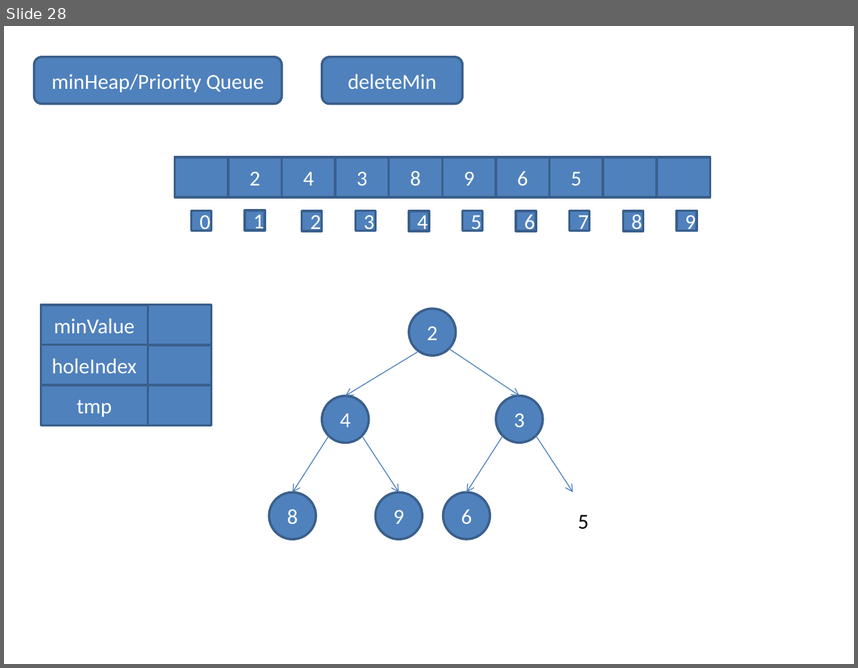
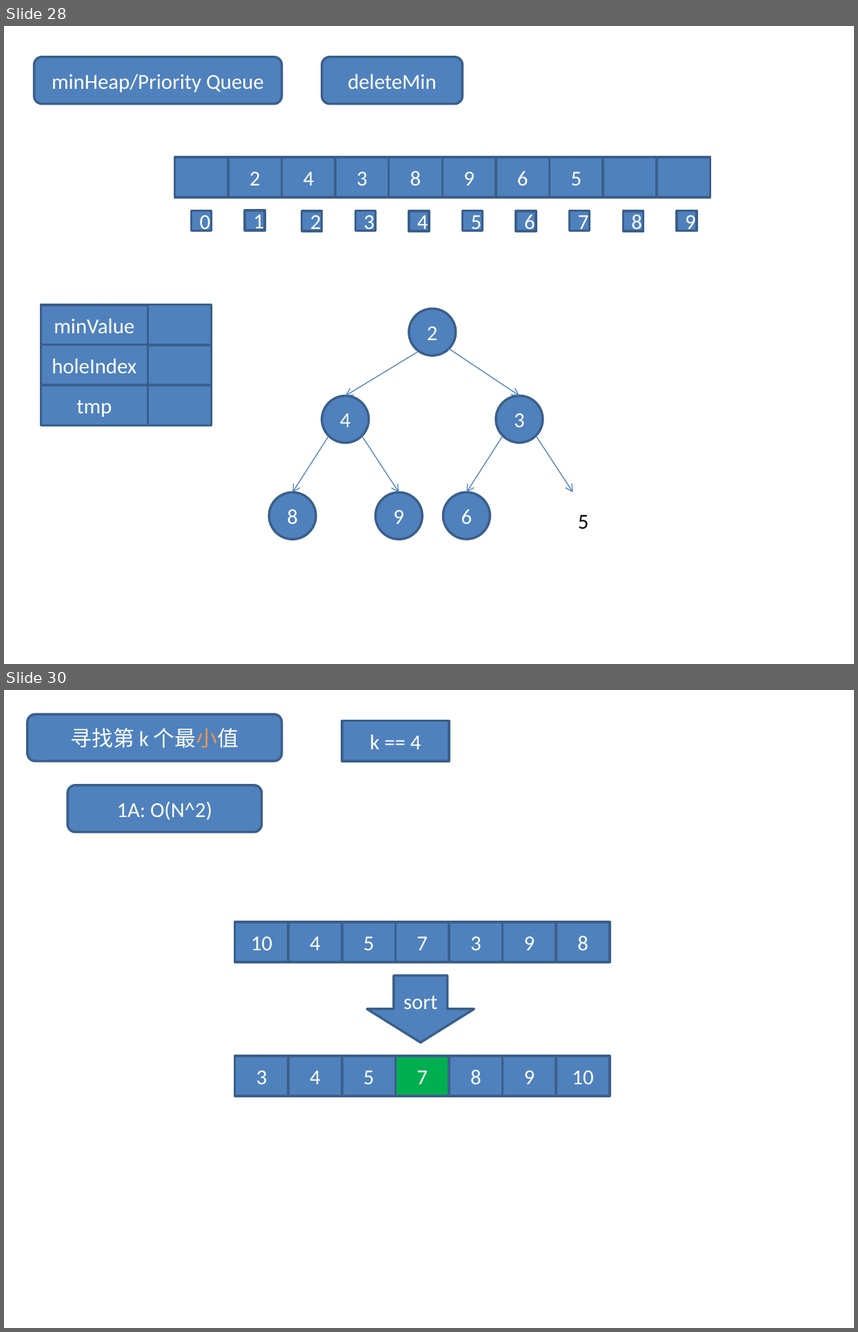
Before and after one commit to LearningPracticeTheory/Data-Structure, a slide deck: JDS6/JDS6.pptx. Shown one above the other, each under a label of ours: slide 28 before the commit, slides 28 and 30 after it; the slides between them are not shown. The pictures are 858x668 and 858x1332 pixels, drawn with LibreOffice and Linux fonts; fonts in the diff are those of the drawing. Boxes give left, top, right and bottom in pixels: in the first picture for what was removed or moved away, otherwise in the second. Text is boxed around its words. In the diff, an @@ line names an element or a change of style, - is before the commit and + after.

```diff
--- a/JDS6/JDS6.pptx
+++ b/JDS6/JDS6.pptx
@@ slide 30 added at <box>4,690,854,1328</box>, background #FFFFFF @@
@@ rounded rectangle added at <box>27,715,282,761</box>, fill #4F81BD, outline #3A5F8C 2 pt, 18 pt, text #FFFFFF @@
+寻找第 k 个最小值
@@ rectangle added at <box>342,720,450,760</box>, fill #4F81BD, outline #3A5F8C 2 pt, 18 pt, text #FFFFFF @@
+k == 4
@@ rounded rectangle added at <box>67,785,261,832</box>, fill #4F81BD, outline #3A5F8C 2 pt, 18 pt, text #FFFFFF @@
+1A: O(N^2)
@@ rectangle added at <box>235,922,289,962</box>, fill #4F81BD, outline #3A5F8C 2 pt, 18 pt, text #FFFFFF @@
+10
@@ rectangle added at <box>289,922,342,962</box>, fill #4F81BD, outline #3A5F8C 2 pt, 18 pt, text #FFFFFF @@
+4
@@ rectangle added at <box>342,922,396,962</box>, fill #4F81BD, outline #3A5F8C 2 pt, 18 pt, text #FFFFFF @@
+5
@@ rectangle added at <box>396,922,450,962</box>, fill #4F81BD, outline #3A5F8C 2 pt, 18 pt, text #FFFFFF @@
+7
@@ rectangle added at <box>450,922,503,962</box>, fill #4F81BD, outline #3A5F8C 2 pt, 18 pt, text #FFFFFF @@
+3
@@ rectangle added at <box>503,922,557,962</box>, fill #4F81BD, outline #3A5F8C 2 pt, 18 pt, text #FFFFFF @@
+9
@@ rectangle added at <box>557,922,610,962</box>, fill #4F81BD, outline #3A5F8C 2 pt, 18 pt, text #FFFFFF @@
+8
@@ down arrow added at <box>367,976,474,1043</box>, fill #4F81BD, outline #3A5F8C 2 pt, 18 pt, text #FFFFFF @@
+sort
@@ rectangle added at <box>235,1056,289,1096</box>, fill #4F81BD, outline #3A5F8C 2 pt, 18 pt, text #FFFFFF @@
+3
@@ rectangle added at <box>289,1056,342,1096</box>, fill #4F81BD, outline #3A5F8C 2 pt, 18 pt, text #FFFFFF @@
+4
@@ rectangle added at <box>342,1056,396,1096</box>, fill #4F81BD, outline #3A5F8C 2 pt, 18 pt, text #FFFFFF @@
+5
@@ rectangle added at <box>396,1056,450,1096</box>, fill #00B050, outline #3A5F8C 2 pt, 18 pt, text #FFFFFF @@
+7
@@ rectangle added at <box>450,1056,503,1096</box>, fill #4F81BD, outline #3A5F8C 2 pt, 18 pt, text #FFFFFF @@
+8
@@ rectangle added at <box>503,1056,557,1096</box>, fill #4F81BD, outline #3A5F8C 2 pt, 18 pt, text #FFFFFF @@
+9
@@ rectangle added at <box>557,1056,610,1096</box>, fill #4F81BD, outline #3A5F8C 2 pt, 18 pt, text #FFFFFF @@
+10
```
Also in this commit, not shown: 9 other slides added, 2 slides removed, 2 other files.
